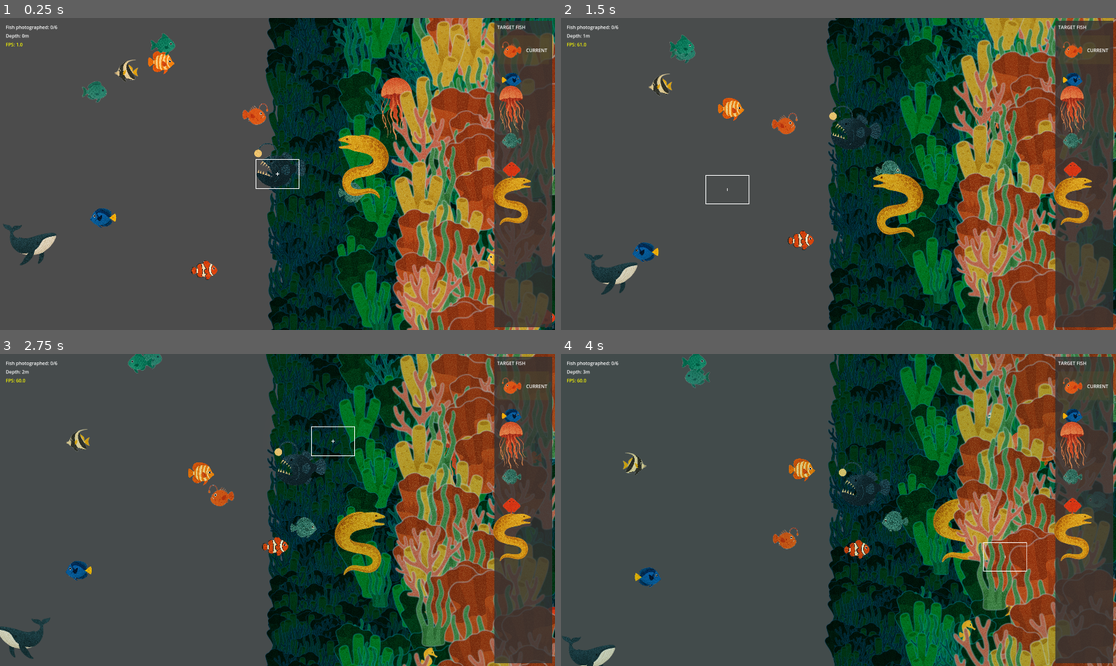
Above: before the commit, frames 1-4 (two rows, left to right).
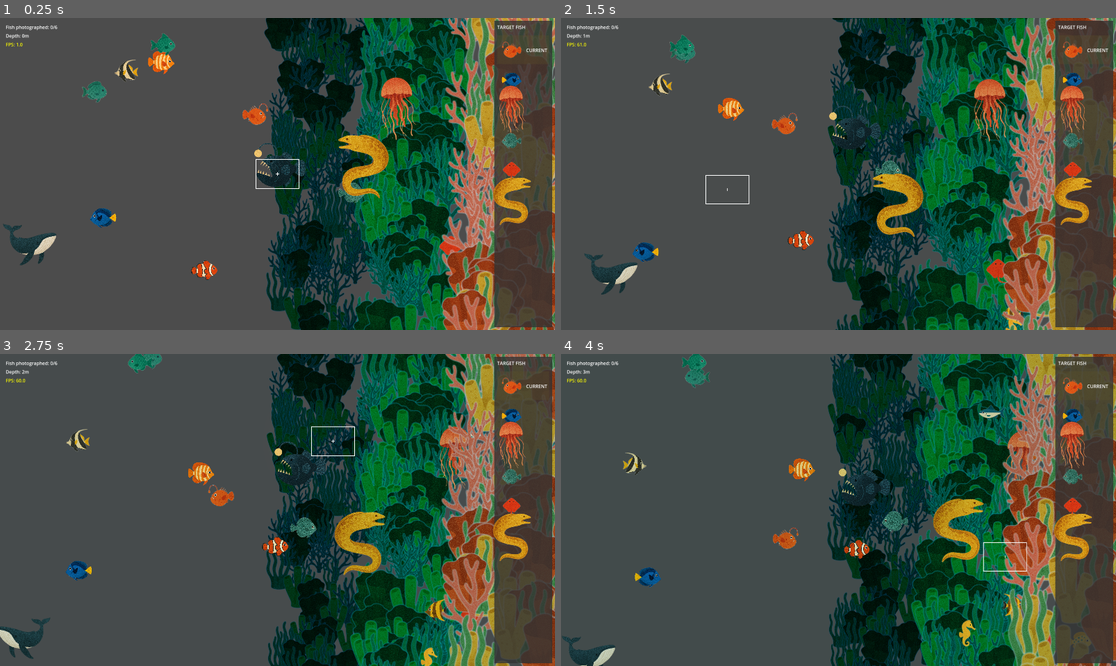
Above: after the commit, the same moments.

Repository: awlego/DepthPerception
Game: Godot game, scene res://main.tscn
Two runs of this game, one before a commit and one after it. Both use one fixed random seed, a clock stepped at 60 frames per second and the inputs below.
Inputs (mouse positions are in pixels of both pictures, inside the frame that each line leads up to):
- Up to frame 1 (0.25 s): no input
- Up to frame 2 (1.5 s): tap Enter at 0.5 s; move the mouse to (960, 158) at 0.52 s; hold Right 0.53-1.28 s; tap F at 0.6, 1.35 s; click (960, 158) at 0.67 s; move the mouse to (727, 189) at 1.27 s; hold Down from 1.28 s (still down)
- Up to frame 3 (2.75 s): move the mouse to (333, 441) at 2.02 s; release Down at 2.03 s; hold Right from 2.03 s (still down); tap F at 2.1 s
- Up to frame 4 (4 s): move the mouse to (810, 572) at 2.77 s; release Right at 2.78 s; hold Up 2.78-3.53 s; tap F at 2.85, 3.6 s; click (810, 572) at 2.92 s; move the mouse to (1005, 556) at 3.52 s; hold Left from 3.53 s (still down)

The runs differ from the first frame. In frame 1, 32% of the frame differs, in the area x 47-100%, y 0-100%; in frame 2, 32%; in frame 3, 31%; in frame 4, 31%.

Commit message:
bands of coral

Diff:
--- a/scenes/coral_wall.gd
+++ b/scenes/coral_wall.gd
@@ -4,7 +4,7 @@
 var parallax_layers = []  # Will hold our 3 layers
 var layer_speeds = [0.8, 0.9, 1.0]  # Far, mid, close (multipliers)
 var layer_scale = [0.25, 0.35, 0.5]  # Smaller scales for all layers (farther layers much smaller)
-var layer_density = [1000, 100, 50]
+var layer_density = [100, 100, 50]
 var layer_z_indices = [-10, -5, 0]  # Far to close layers
 
 # Coral wall properties
@@ -93,15 +93,10 @@
 	var viewport_width = get_viewport_rect().size.x
 	var screen_mid = viewport_width / 2
 
-	# Define the minimum X position for each layer
-	# Layer 0 (farthest): starts at 50% of screen width (screen_mid)
-	# Layer 1 (middle): starts at 62.5% of screen width (screen_mid + screen_mid/4)
-	# Layer 2 (closest): starts at 75% of screen width (screen_mid + screen_mid/2)
-	var min_x_pos = screen_mid
-	if layer_index == 1:
-		min_x_pos = screen_mid + (screen_mid / 4)  # 62.5% of screen width
-	elif layer_index == 2:
-		min_x_pos = screen_mid + (screen_mid / 2)  # 75% of screen width
+	# Divide the right half of the screen into equal bands for each layer
+	var band_width = screen_mid / parallax_layers.size()
+	var band_start = screen_mid + (layer_index * band_width)
+	var band_end = band_start + band_width
 
 	# Scale density based on layer
 	var segment_density = layer["density"]
@@ -113,9 +108,9 @@
 		var texture_index = randi() % coral_textures.size()
 		coral.texture = coral_textures[texture_index]
 
-		# Random position within the segment - LAYER-SPECIFIC RIGHT SECTION
+		# Random position within the segment - LAYER-SPECIFIC BAND
 		coral.position = Vector2(
-			randf_range(min_x_pos, viewport_width),  # Only spawn in appropriate right section
+			randf_range(band_start, band_end),  # Only spawn in this layer's band
 			randf_range(0, segment_height)
 		)
 
@@ -208,15 +203,10 @@
 	var viewport_width = get_viewport_rect().size.x
 	var screen_mid = viewport_width / 2
 
-	# Define the minimum X position for each layer
-	# Layer 0 (farthest): starts at 50% of screen width (screen_mid)
-	# Layer 1 (middle): starts at 62.5% of screen width (screen_mid + screen_mid/4)
-	# Layer 2 (closest): starts at 75% of screen width (screen_mid + screen_mid/2)
-	var min_x_pos = screen_mid
-	if layer_index == 1:
-		min_x_pos = screen_mid + (screen_mid / 4)  # 62.5% of screen width
-	elif layer_index == 2:
-		min_x_pos = screen_mid + (screen_mid / 2)  # 75% of screen width
+	# Divide the right half of the screen into equal bands for each layer
+	var band_width = screen_mid / parallax_layers.size()
+	var band_start = screen_mid + (layer_index * band_width)
+	var band_end = band_start + band_width
 
 	# Scale density based on layer
 	var segment_density = layer["density"]
@@ -228,9 +218,9 @@
 		var texture_index = randi() % coral_textures.size()
 		coral.texture = coral_textures[texture_index]
 
-		# Random position within the segment - LAYER-SPECIFIC RIGHT SECTION
+		# Random position within the segment - LAYER-SPECIFIC BAND
 		coral.position = Vector2(
-			randf_range(min_x_pos, viewport_width),  # Only spawn in appropriate right section
+			randf_range(band_start, band_end),  # Only spawn in this layer's band
 			randf_range(0, segment_height)
 		)
 
